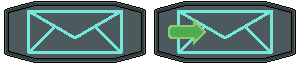
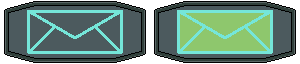
Two versions of the same layered image (300 x 64). Layer-by-layer changes:
hid "Pasted Layer #2" over [168,13,270,51]
added layer "Pasted Layer #3" above "lett_green" over [168,13,270,51]
